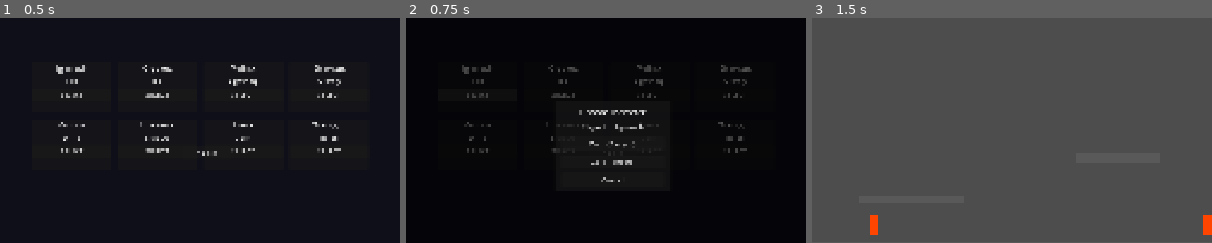
Above: before the commit, frames 1-3 (left to right).
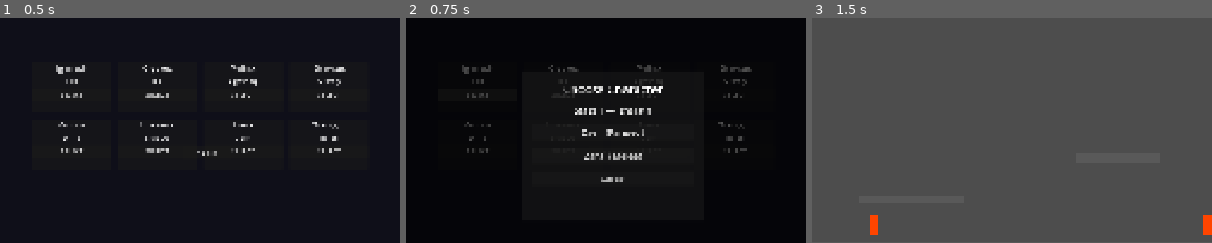
Above: after the commit, the same moments.

Repository: joaoramos00/NullvexGame
Game: Godot game, scene res://ui/stage_select.tscn
Two runs of this game, one before a commit and one after it. Both use one fixed random seed, a clock stepped at 60 frames per second and the inputs below. This scene is started directly instead of the project's main scene.
Inputs:
- Up to frame 1 (0.5 s): no input
- Up to frame 2 (0.75 s): click "SELECT" at 0.5 s
- Up to frame 3 (1.5 s): click "Zael (Ranged)" at 1.25 s
The pictures show only the part of the screen within x 24-74%, y 22-72%; the shares and areas given below are measured in that part.

Frame 1 is identical in both runs. In frame 2, 2.1% of the frame differs, in the area x 36-65%, y 27-73%; in frame 3, nothing differs.
Error in both runs: Invalid access to property or key 'body_entered' on a base object of type 'null instance'. (res://characters/enemies/enemy_base.gd:26)

Commit message:
fix: character select centralizado e fontes maiores
Co-Authored-By: Claude Sonnet 4.6 <noreply@anthropic.com>

Diff:
--- a/ui/character_select.gd
+++ b/ui/character_select.gd
@@ -8,6 +8,7 @@
 
 func _ready() -> void:
     _standalone = get_parent() == get_tree().root
+    set_anchors_and_offsets_preset(Control.PRESET_FULL_RECT)
     if _standalone:
         _stage_label.text = "New Game"
         visible = true
--- a/ui/character_select.tscn
+++ b/ui/character_select.tscn
@@ -17,39 +17,43 @@
 anchor_top = 0.5
 anchor_right = 0.5
 anchor_bottom = 0.5
-offset_left = -140.0
-offset_top = -110.0
-offset_right = 140.0
-offset_bottom = 110.0
+offset_left = -220.0
+offset_top = -180.0
+offset_right = 220.0
+offset_bottom = 180.0
 
 [node name="VBox" type="VBoxContainer" parent="Panel"]
 anchor_right = 1.0
 anchor_bottom = 1.0
-offset_left = 16.0
-offset_top = 16.0
-offset_right = -16.0
-offset_bottom = -16.0
-theme_override_constants/separation = 12
+offset_left = 24.0
+offset_top = 24.0
+offset_right = -24.0
+offset_bottom = -24.0
+theme_override_constants/separation = 18
 
 [node name="TitleLabel" type="Label" parent="Panel/VBox"]
 layout_mode = 2
 text = "Choose Character"
 horizontal_alignment = 1
-theme_override_font_sizes/font_size = 18
+theme_override_font_sizes/font_size = 28
 
 [node name="StageLabel" type="Label" parent="Panel/VBox"]
 layout_mode = 2
 text = ""
 horizontal_alignment = 1
+theme_override_font_sizes/font_size = 20
 
 [node name="ZaelButton" type="Button" parent="Panel/VBox"]
 layout_mode = 2
 text = "Zael  (Ranged)"
+theme_override_font_sizes/font_size = 22
 
 [node name="ZaraButton" type="Button" parent="Panel/VBox"]
 layout_mode = 2
 text = "Zara  (Melee)"
+theme_override_font_sizes/font_size = 22
 
 [node name="CancelButton" type="Button" parent="Panel/VBox"]
 layout_mode = 2
 text = "Cancel"
+theme_override_font_sizes/font_size = 18
